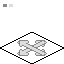
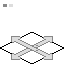
Revision of a layered (64, 64) image; what changed, layer by layer:
painted on "left" over box(11, 36, 47, 56)
painted on "down" over box(11, 40, 47, 60)
painted on "right" over box(17, 40, 53, 60)
painted on "up" over box(17, 36, 53, 56)
